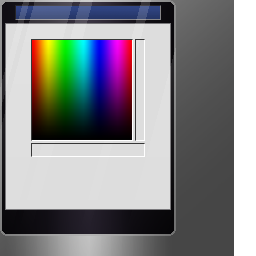
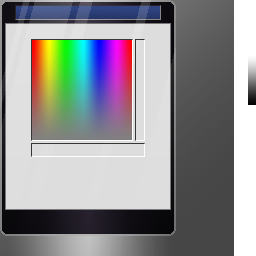
Before/after of a 256×256 layered artwork. What changed in the layer stack:
hid "Layer 13" over [248, 56, 256, 105]
added layer "Layer 15" above "Layer 16" over [248, 56, 256, 105]
added layer "Layer 16" above "Layer 14" over [32, 41, 132, 140]
added layer "Layer 14" above "colorizer" over [32, 40, 132, 140]
